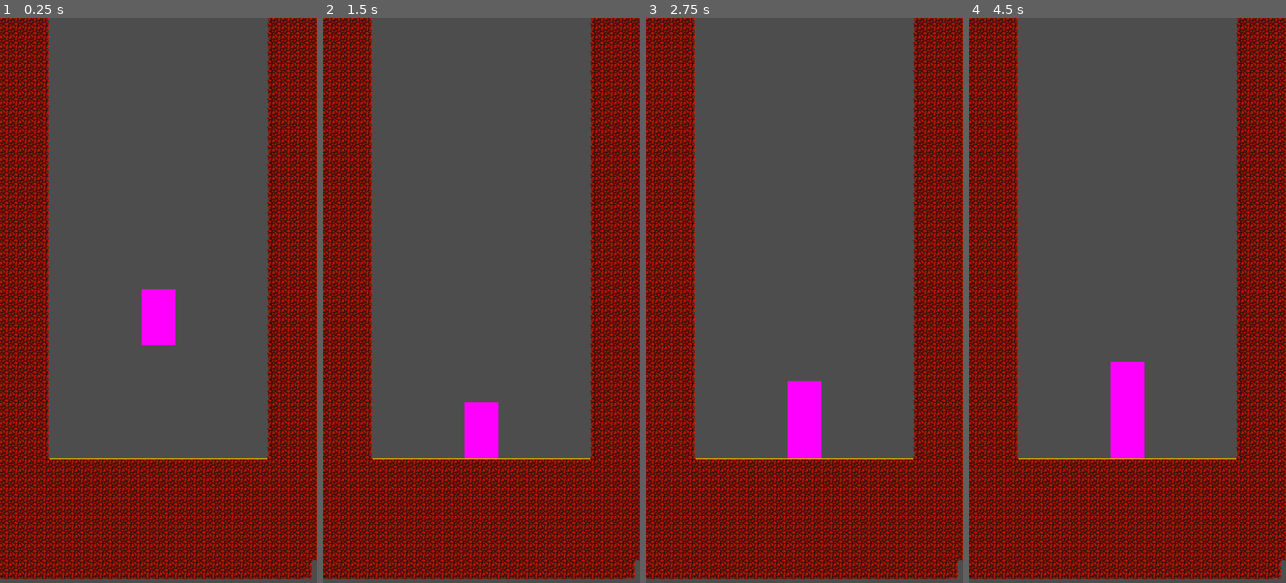
Above: before the commit, frames 1-4 (left to right).
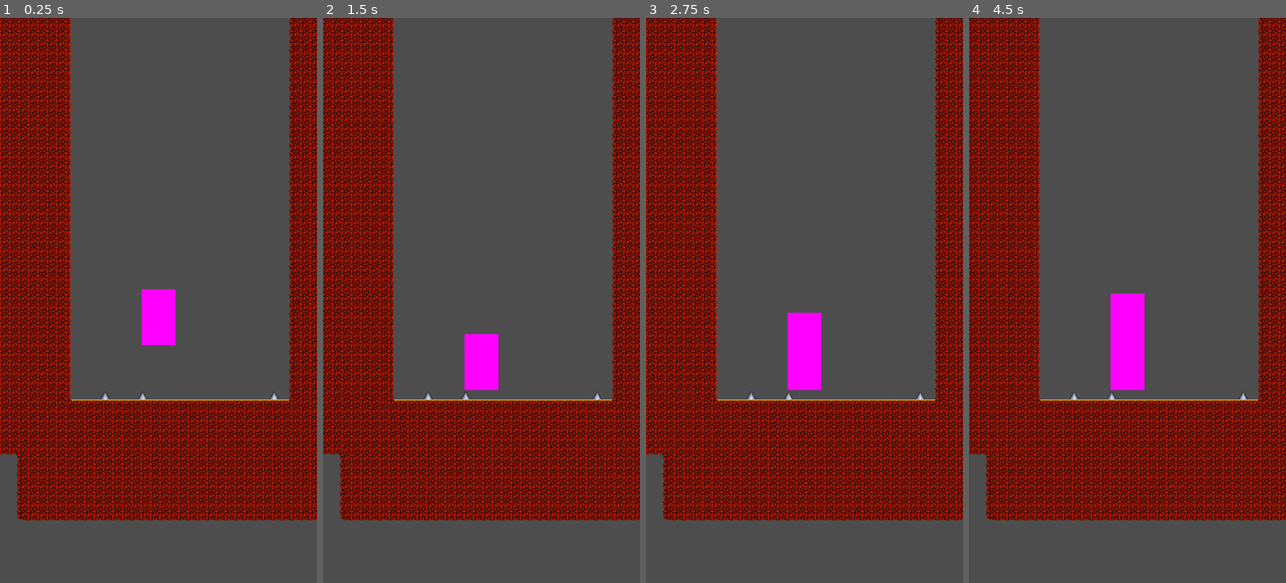
Above: after the commit, the same moments.

Repository: esoccoli/devcade-giga-game
Game: Godot game, scene res://scenes/main.tscn
Two runs of this game, one before a commit and one after it. Both use one fixed random seed, a clock stepped at 60 frames per second and the inputs below.
Inputs:
- Up to frame 1 (0.25 s): no input
- Up to frame 2 (1.5 s): tap Enter at 1.25 s
- Up to frame 3 (2.75 s): tap Space at 2 s
- Up to frame 4 (4.5 s): tap Enter at 3.5 s; tap Space at 4.25 s

The runs differ from the first frame. In frame 1, 47% of the frame differs, in the area x 0-100%, y 0-100%; in frame 2, 48%; in frame 3, 48%; in frame 4, 48%.

Commit message:
my attempt at making obstacle

Diff:
--- a/world-of-wallhoppers/assets/scripts/player.gd
+++ b/world-of-wallhoppers/assets/scripts/player.gd
@@ -10,7 +10,7 @@
 @export var jump_action: String = " "
 @export var move_left_action: String = " "
 @export var move_right_action: String = " "
-
+@onready var tile_map_layer: TileMapLayer = get_parent().get_node("TileMapLayer")
 var acceleration: float = 0;
 
 
@@ -41,7 +41,12 @@
 		velocity.x = move_toward(velocity.x, 0, 50)
 
 	move_and_slide()
+	check_for_obstacles()
 
+func check_for_obstacles():
+	var tile_pos: Vector2i = tile_map_layer.local_to_map(position)
+	var tile_id = tile_map_layer.get_cell_source_id(tile_pos)
+	print("Tile ID:", tile_id)
 
 func _get_property_list():
 	ProjectSettings.get
--- a/world-of-wallhoppers/scenes/main.tscn
+++ b/world-of-wallhoppers/scenes/main.tscn
@@ -1,6 +1,7 @@
-[gd_scene load_steps=7 format=4 uid="uid://byc3ni7sdfw6m"]
+[gd_scene load_steps=9 format=4 uid="uid://byc3ni7sdfw6m"]
 
 [ext_resource type="Script" path="res://assets/scripts/player.gd" id="1_ethrm"]
+[ext_resource type="Texture2D" uid="uid://b2g2spjcnpsu7" path="res://assets/sprites/16-bit-spike-Sheet.png" id="2_deby6"]
 [ext_resource type="Texture2D" uid="uid://bepq2g7ojyt6s" path="res://assets/sprites/volcano-tiles.png" id="2_r31al"]
 
 [sub_resource type="TileSetAtlasSource" id="TileSetAtlasSource_biy37"]
@@ -66,6 +67,7 @@
 0:2/0/terrains_peering_bit/top_side = 0
 0:2/0/terrains_peering_bit/top_right_corner = 0
 1:2/0 = 0
+1:2/0/z_index = 1
 1:2/0/terrain_set = 0
 1:2/0/terrain = 0
 1:2/0/physics_layer_0/polygon_0/points = PackedVector2Array(-8, -8, 8, -8, 8, 4.875, -8, 5.125)
@@ -142,12 +144,31 @@
 1:8/0 = 0
 2:8/0 = 0
 
+[sub_resource type="TileSetAtlasSource" id="TileSetAtlasSource_nijq3"]
+resource_name = "spike"
+texture = ExtResource("2_deby6")
+0:0/0 = 0
+0:0/0/physics_layer_0/polygon_0/points = PackedVector2Array(-8, -8, 8, -8, 8, 8, -8, 8)
+0:0/0/custom_data_0 = true
+1:0/0 = 0
+1:0/0/physics_layer_0/polygon_0/points = PackedVector2Array(-8, -8, 8, -8, 8, 8, -8, 8)
+1:0/0/custom_data_0 = true
+2:0/0 = 0
+2:0/0/physics_layer_0/polygon_0/points = PackedVector2Array(-8, -8, 8, -8, 8, 8, -8, 8)
+2:0/0/custom_data_0 = true
+3:0/0 = 0
+3:0/0/physics_layer_0/polygon_0/points = PackedVector2Array(-8, -8, 8, -8, 8, 8, -8, 8)
+3:0/0/custom_data_0 = true
+
 [sub_resource type="TileSet" id="TileSet_yej4m"]
 physics_layer_0/collision_layer = 1
 terrain_set_0/mode = 0
 terrain_set_0/terrain_0/name = "volcano"
 terrain_set_0/terrain_0/color = Color(0, 0, 1, 1)
+custom_data_layer_0/name = "damage"
+custom_data_layer_0/type = 1
 sources/0 = SubResource("TileSetAtlasSource_biy37")
+sources/1 = SubResource("TileSetAtlasSource_nijq3")
 
 [sub_resource type="RectangleShape2D" id="RectangleShape2D_6ci1u"]
 size = Vector2(57.5, 95)
@@ -159,8 +180,8 @@
 [node name="Player1_camera" type="Camera2D" parent="."]
 
 [node name="TileMapLayer" type="TileMapLayer" parent="."]
-position = Vector2(-280, -500)
-tile_map_data = PackedByteArray("AAAdABYAAAAAAAEAAAAdABQAAAA …(26960 unchanged characters)… AAAEAAAD8//7/AAAAAAEAAAD8//3/AAAAAAAAAAA=")
+position = Vector2(-243, -600)
+tile_map_data = PackedByteArray("AAAdABYAAAAAAAEAAAAdABQAAAA …(26960 unchanged characters)… AAAEAAAD8//7/AAAAAAEAAAD8//3/AAAAAAAAAAAJAC8AAQAAAAAAAAAbAC8AAQAAAAAAAAANAC8AAQAAAAAAAAA=")
 tile_set = SubResource("TileSet_yej4m")
 
 [node name="Player1Body" type="CharacterBody2D" parent="."]
Binary file added: world-of-wallhoppers/assets/sprites/16-bit-spike-Sheet.png
Not shown, added: world-of-wallhoppers/assets/sprites/16-bit-spike-Sheet.png.import
